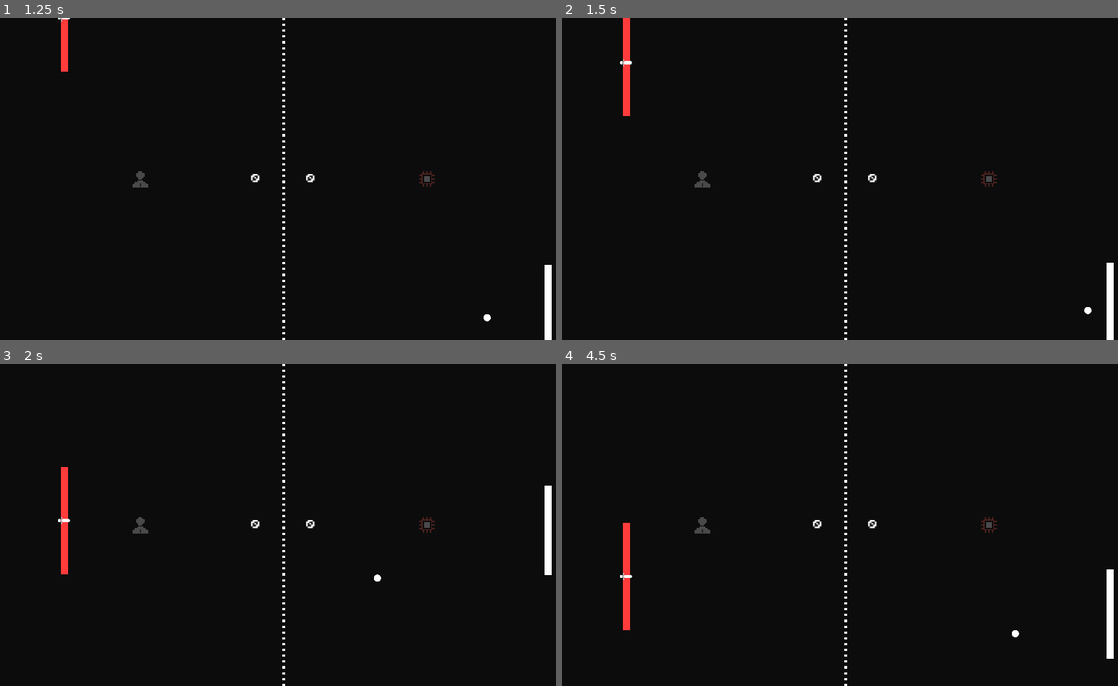
Above: before the commit, frames 1-4 (two rows, left to right).
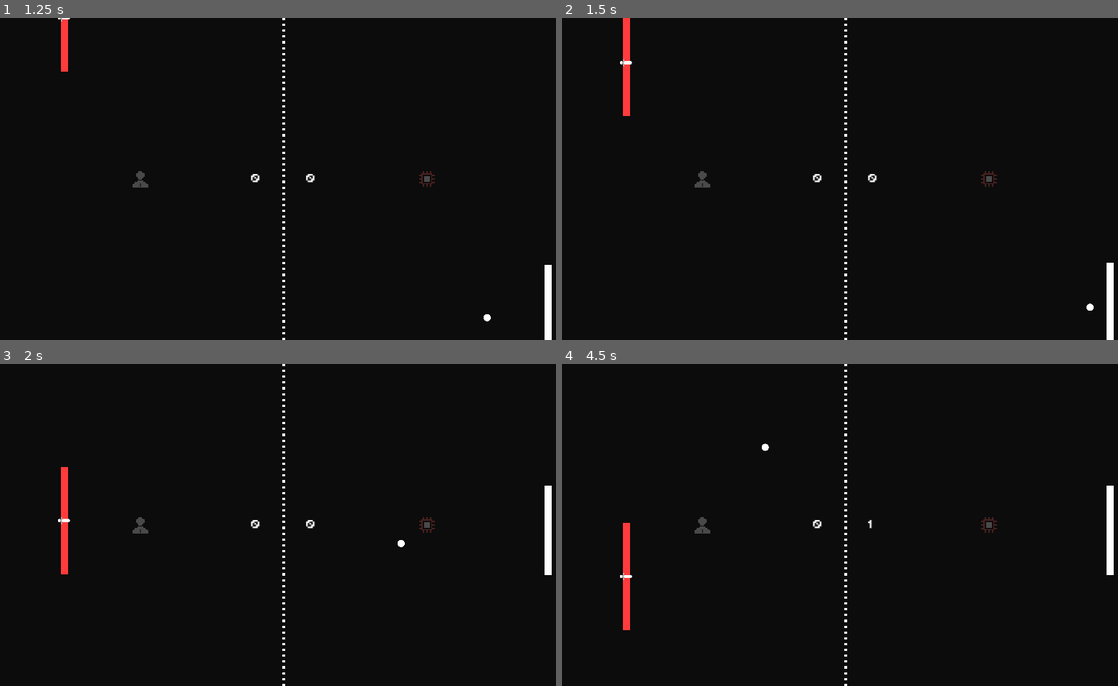
Above: after the commit, the same moments.

Repository: IamFastre/super-pong
Game: Godot game, scene res://scenes/levels/super_game.tscn
The game is run twice, just before and just after one commit, with the same random seed, the same clock (stepped at 60 frames per second) and the same inputs. This scene is started directly instead of the project's main scene.
Inputs:
- Up to frame 1 (1.25 s): tap Enter at 0.5 s; hold W (p1_up) from 0.53 s (still down); hold Shift (p1_sprint) from 0.53 s (still down)
- Up to frame 2 (1.5 s): tap Space at 1.25 s; release W (p1_up) at 1.28 s; release Shift (p1_sprint) at 1.28 s; hold S (p1_down) from 1.28 s (still down); tap Down (p2_down) at 1.35 s
- Up to frame 3 (2 s): keep holding S (p1_down)
- Up to frame 4 (4.5 s): release S (p1_down) at 2.03 s; hold W (p1_up) 2.03-3.53 s; tap one key every 0.75 s from 2.1 s: Up (p2_up) Shift (p1_sprint) Down (p2_down) Up (p2_up); hold S (p1_down) from 3.53 s (still down)

Frame 1 is identical in both runs. In frame 2, less than 0.1% of the frame differs, in the area x 93-96%, y 88-92%; in frame 3, less than 0.1%; in frame 4, 0.7%, in the area x 35-100%, y 24-92%.

Commit message:
damn this bug survived for so long

Diff:
--- a/scenes/scripts/ball.gd
+++ b/scenes/scripts/ball.gd
@@ -44,7 +44,7 @@
 			speed_multiplier += speed_acceleration_step
 
 		var paddle := collider as PaddleNode
-		var rot_dir:float = 1.0 if direction.x == 0.0 else direction.x / abs(direction.x)
+		var rot_dir:float = 1.0 if direction.x == 0.0 else direction.x / abs(direction.x) * paddle.movement.direction
 		var strength:float = 1.0 if paddle.movement.is_sprinting else 0.5 if paddle.movement.is_moving else 0.0
 		var angle = lerp_angle(0, PI/6 * strength, 1 - abs(direction.y)) * rot_dir
 		direction = direction.rotated(angle)
